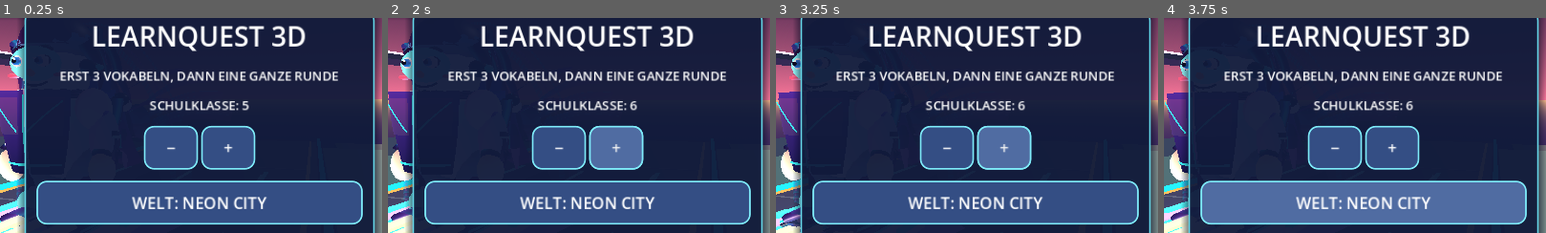
Above: before the commit, frames 1-4 (left to right).
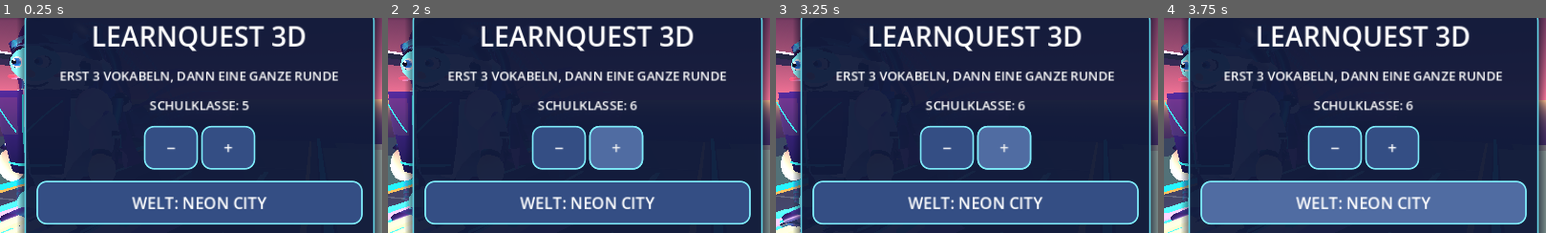
Above: after the commit, the same moments.

Repository: mtothek0703/learnquest-unity-web
Game: Godot game, scene res://main.tscn
The game is run twice, just before and just after one commit, with the same random seed, the same clock (stepped at 60 frames per second) and the same inputs.
Inputs (mouse positions are % of the whole screen's width and height, from its top left):
- Up to frame 1 (0.25 s): no input
- Up to frame 2 (2 s): click "−" at 0.5 s; move the mouse to (72, 45) at 1.27 s; hold Right from 1.28 s (still down); hold Q from 1.28 s (still down); click (72, 45) at 1.42 s; tap Space at 1.52, 1.82 s
- Up to frame 3 (3.25 s): release Right at 2 s; release Q at 2 s; drag from (30, 55) to (45, 70) at 2.02 s; move the mouse to (60, 28) at 2.77 s; hold Right from 2.78 s (still down); hold R from 2.78 s (still down)
- Up to frame 4 (3.75 s): release Right at 3.5 s; release R at 3.5 s; drag from (45, 70) to (20, 35) at 3.52 s
The pictures show only the part of the screen within x 24-74%, y 17-67%; the shares and areas given below are measured in that part.

The runs differ from the first frame. In frame 1, 0.2% of the frame differs, in the area x 2-7%, y 3-31%; in frame 2, 0.3%, in the area x 2-7%, y 6-33%; in frame 3, 0.2%; in frame 4, 0.1%.

Commit message:
feat(godot): V93 cinematic articulated head and regression checks

Diff:
--- a/godot/rider_character.gd
+++ b/godot/rider_character.gd
@@ -124,6 +124,10 @@
     var braid := preload("res://rider_braid.gd").new() as Node3D
     braid.name = "AnimatedBraidedPonytail"
     model.add_child(braid)
+    # V93: synchronized head, face and hair with a shaded cinematic helmet.
+    var head_rig := preload("res://rider_head_kinematics.gd").new() as Node3D
+    head_rig.name = "AnimatedHeadKinematics"
+    model.add_child(head_rig)
     _add_sculpted_jacket(model)
     # V38: shaped front jacket, layered chest armor and animated breathing.
     var torso := preload("res://rider_torso_detail.gd").new() as Node3D
